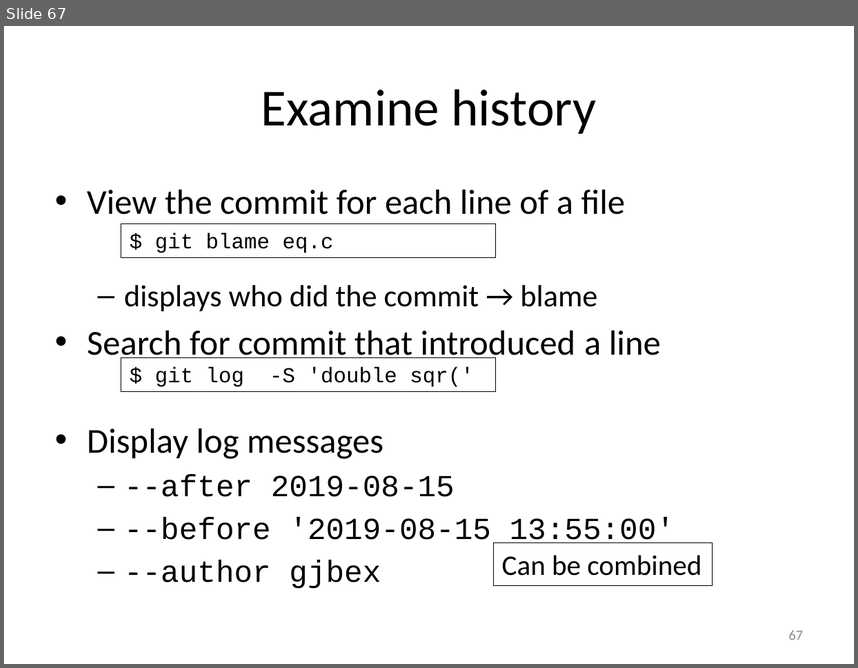
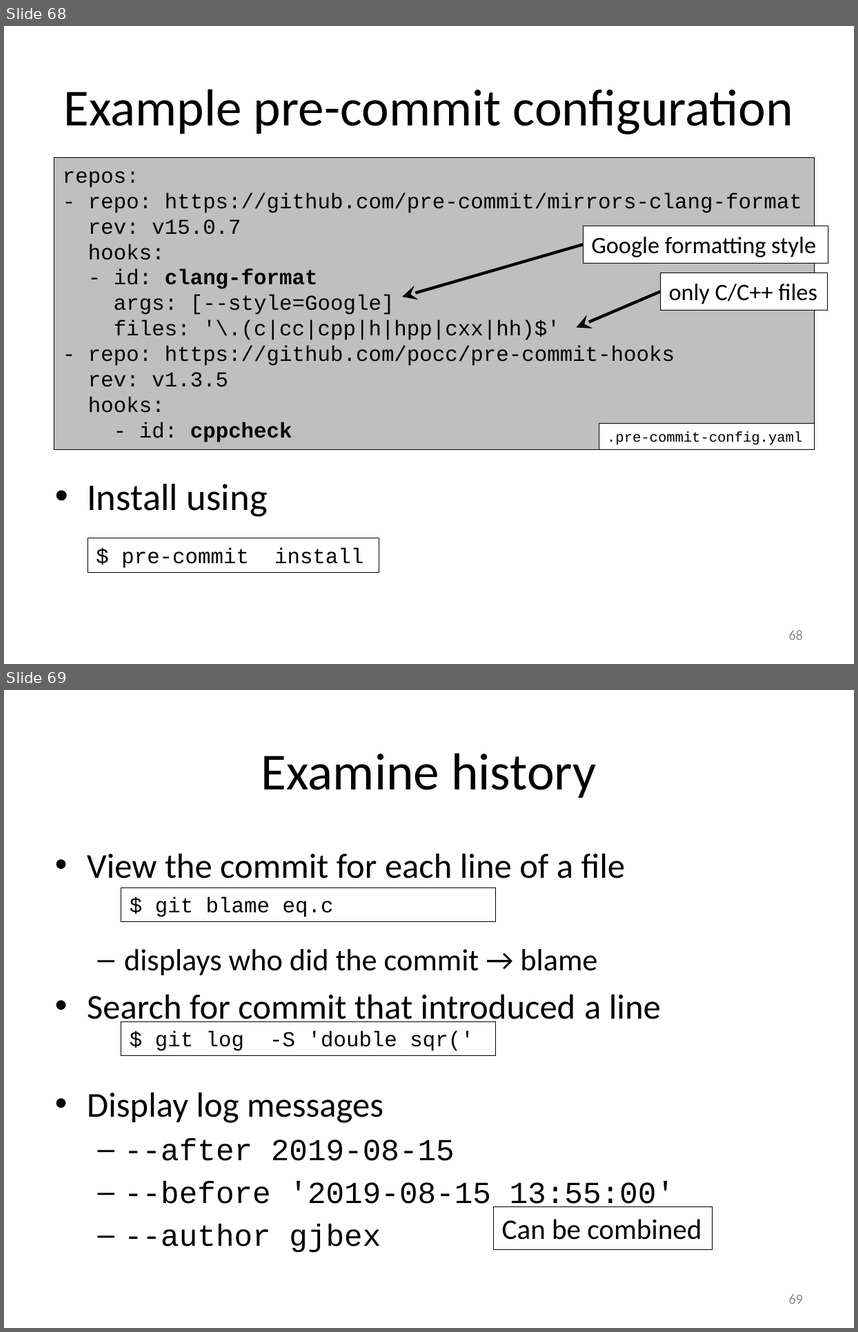
Before and after one commit to gjbex/Version-control-with-git, a slide deck: version_control_git.pptx. Shown one above the other, each under a label of ours: slide 67 before the commit, slides 68 and 69 after it. The pictures are 858x668 and 858x1332 pixels, drawn with LibreOffice and Linux fonts; fonts in the diff are those of the drawing. Boxes give left, top, right and bottom in pixels: in the first picture for what was removed or moved away, otherwise in the second. Text is boxed around its words. In the diff, an @@ line names an element or a change of style, - is before the commit and + after.

Commit message:
Add slides on pre-commit hooks

```diff
--- a/version_control_git.pptx
+++ b/version_control_git.pptx
@@ slide 68 added at (4,26,854,664), background #FFFFFF @@
@@ title added at (64,89,793,134), 44 pt, text #000000 @@
+Example pre-commit configuration
@@ rectangle added at (54,158,815,450), fill #BFBFBF, outline #000000 0.75 pt, 18 pt, text #000000 @@
+repos:
+- repo: https://github.com/pre-commit/mirrors-clang-format
+rev: v15.0.7
+hooks:
+- id: clang-format
+args: [--style=Google]
+files: '\.(c|cc|cpp|h|hpp|cxx|hh)$'
+- repo: https://github.com/pocc/pre-commit-hooks
+rev: v1.3.5
+hooks:
+- id: cppcheck
@@ rectangle added at (583,226,828,263), fill #FFFFFF, outline #000000 0.75 pt, 20 pt, text #000000 @@
+Google formatting style
@@ arrow added from (583, 245) to (403, 296), #000000 2.5 pt @@
@@ rectangle added at (660,272,828,310), fill #FFFFFF, outline #000000 0.75 pt, 20 pt, text #000000 @@
+only C/C++ files
@@ arrow added from (660, 291) to (576, 327), #000000 2.5 pt @@
@@ rectangle added at (599,424,815,450), fill #FFFFFF, outline #000000 0.75 pt, 12 pt, text #000000 @@
+.pre-commit-config.yaml
@@ text added at (87,483,268,517), 32 pt, text #000000 @@
+• Install using
@@ rectangle added at (87,538,379,572), outline #000000 0.75 pt, 18 pt, text #000000 @@
+$ pre-commit install
@@ page number added at (789,630,803,639), 12 pt, text #8C8C8C @@
+68
@@ what was slide 67 is now slide 69 @@
@@ page number at (789,1294,803,1303): text changed @@
-67
+69
```
Also in this commit, not shown: 1 other slide added.
